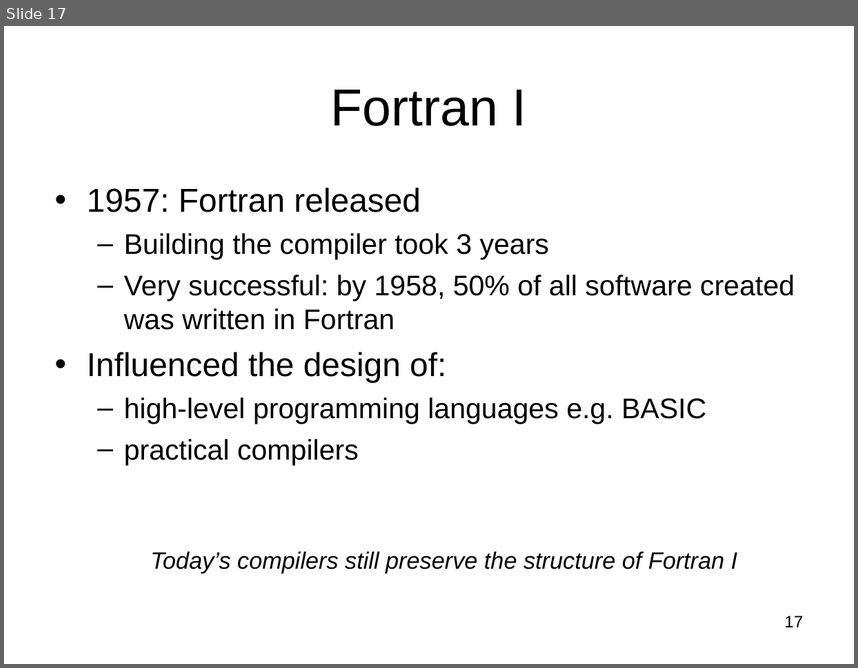
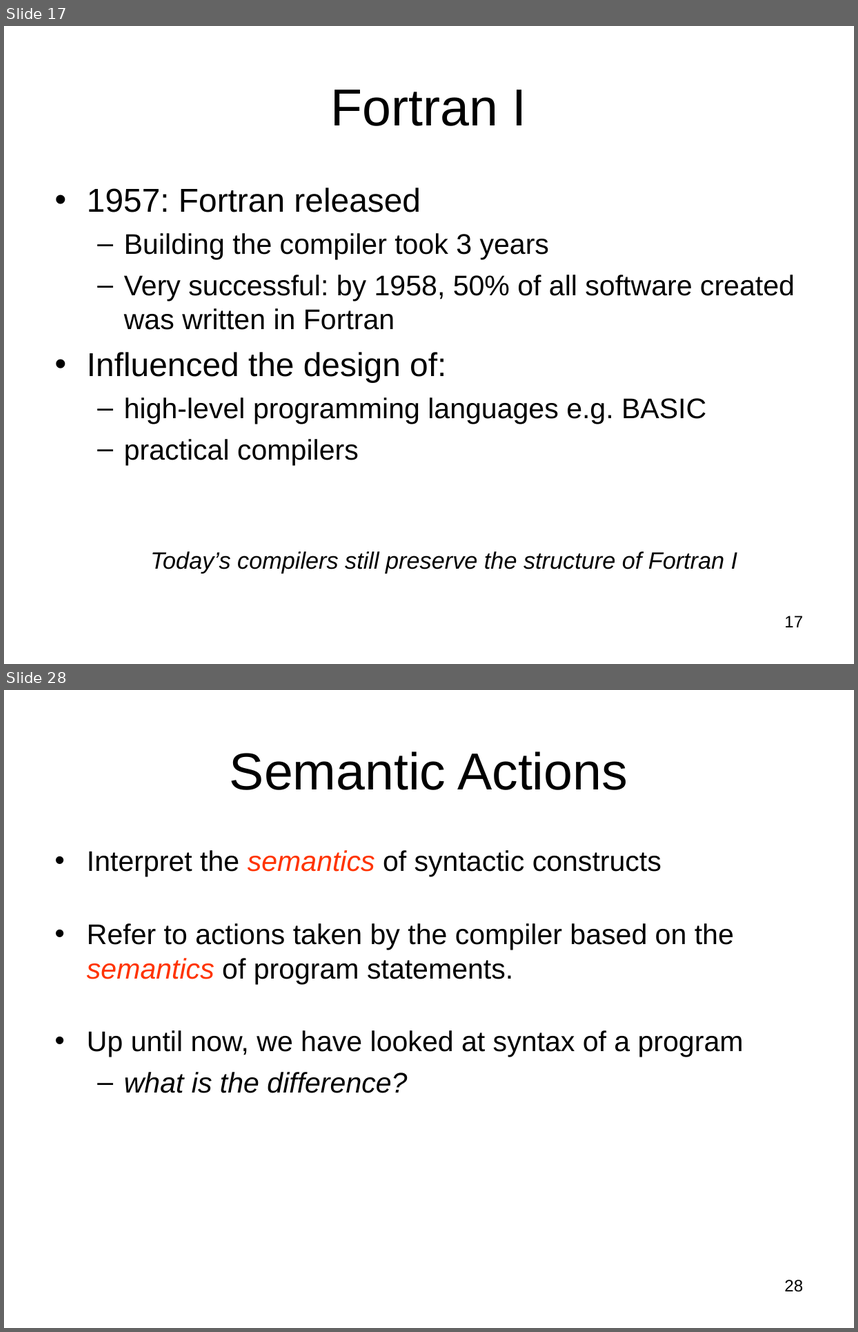
Before and after one commit to Hegden/hegden.github.io, a slide deck: cs406/slides/week1.ppt. Shown one above the other, each under a label of ours: slide 17 before the commit, slides 17 and 28 after it; the slides between them are not shown. The pictures are 858x668 and 858x1332 pixels, drawn with LibreOffice and Linux fonts; fonts in the diff are those of the drawing. Boxes give left, top, right and bottom in pixels: in the first picture for what was removed or moved away, otherwise in the second. Text is boxed around its words. In the diff, an @@ line names an element or a change of style, - is before the commit and + after.

```diff
--- a/cs406/slides/week1.ppt
+++ b/cs406/slides/week1.ppt
@@ slide 28 added at [4, 690, 854, 1328], background #FFFFFF @@
@@ title added at [230, 751, 628, 790], 44 pt, text #000000 @@
+Semantic Actions
@@ text added at [87, 850, 744, 1093], 24 pt, text #000000 @@
+• Interpret the semantics of syntactic constructs
+• Refer to actions taken by the compiler based on the semantics of program statements.
+• Up until now, we have looked at syntax of a program
+  – what is the difference?
@@ page number added at [784, 1279, 803, 1292], 14 pt, text #000000 @@
+28
```
Also in this commit, not shown: 1 slide changed, 25 other slides added.
